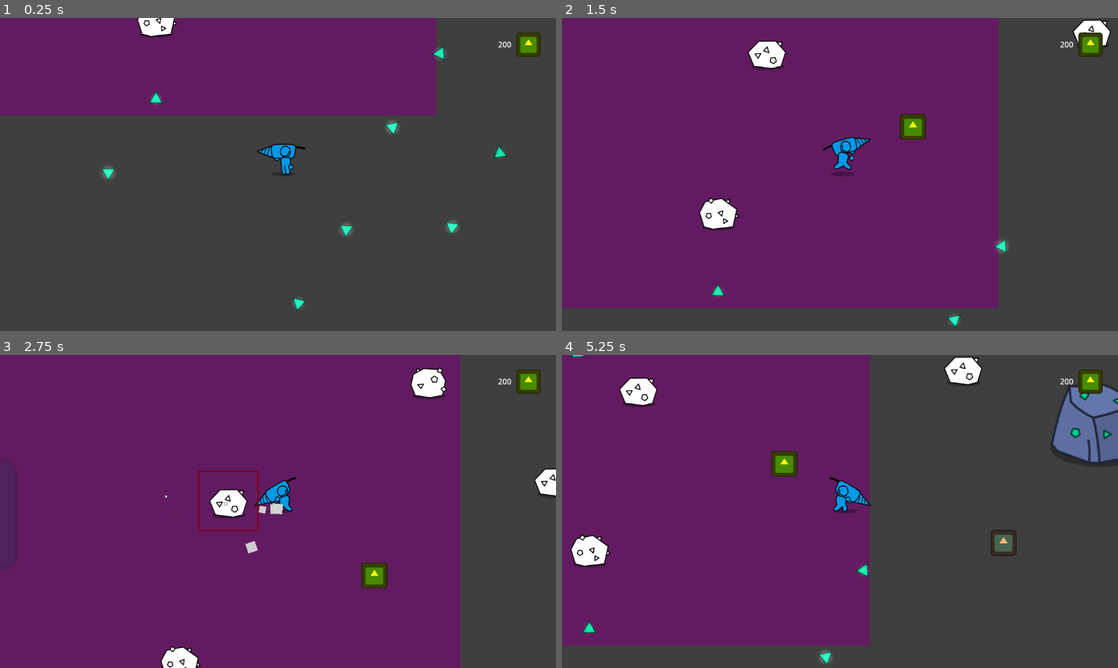
Above: before the commit, frames 1-4 (two rows, left to right).
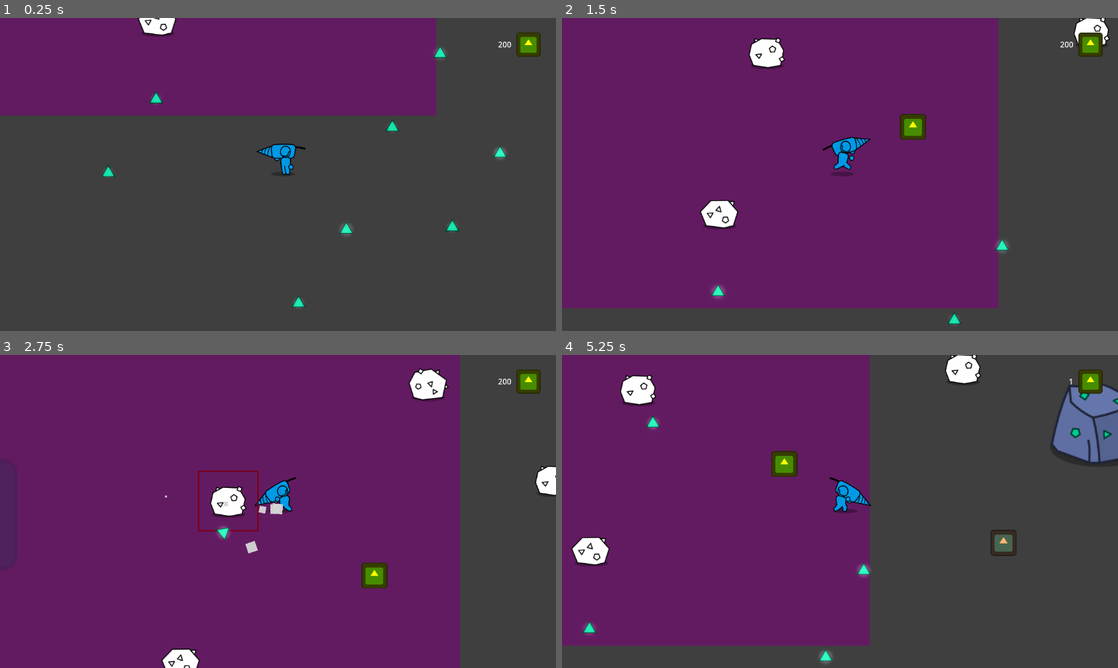
Above: after the commit, the same moments.

Repository: DeepRestGames/incremental-space-game
Game: Godot game, scene res://Scenes/Prototypes/Prototype_MainScene.tscn
The game is run twice, just before and just after one commit, with the same random seed, the same clock (stepped at 60 frames per second) and the same inputs. The engine's default icon, where the game draws it, is replaced by a stand-in: a white triangle on a blue panel in a dark square.
Inputs (mouse positions are in pixels of both pictures, inside the frame that each line leads up to):
- Up to frame 1 (0.25 s): no input
- Up to frame 2 (1.5 s): move the mouse to (812, 237) at 0.52 s; hold E (interact) 0.53-1.28 s; hold W (move_up) from 0.53 s (still down); move the mouse to (1006, 221) at 1.27 s; tap E (interact) at 1.35 s
- Up to frame 3 (2.75 s): move the mouse to (111, 464) at 2.02 s; release W (move_up) at 2.03 s; hold A (move_left) from 2.03 s (still down); hold E (interact) from 2.03 s (still down)
- Up to frame 4 (5.25 s): move the mouse to (867, 511) at 2.77 s; release E (interact) at 2.78 s; tap E (interact) at 2.85, 4.35 s; move the mouse to (756, 433) at 3.52 s; release A (move_left) at 3.53 s; hold S (move_down) 3.53-4.28 s; hold E (interact) 3.53-4.28 s; move the mouse to (962, 495) at 4.27 s; hold D (move_right) 4.28-5.03 s; move the mouse to (728, 527) at 5.02 s; hold W (move_up) from 5.03 s (still down); hold E (interact) from 5.03 s (still down)

The runs differ from the first frame. In frame 1, 0.5% of the frame differs, in the area x 18-92%, y 0-94%; in frame 2, 0.8%; in frame 3, 0.9%; in frame 4, 0.9%, in the area x 1-92%, y 0-100%.

Commit message:
Cleaned up breakable and BasePickup code after merge

Diff:
--- a/Scripts/Environment/breakable.gd
+++ b/Scripts/Environment/breakable.gd
@@ -19,17 +19,16 @@
 @onready var sprite_2d: Sprite2D = $CollisionShape2D/Sprite2D
 @export var rock_sprites: Array[Texture2D]
 
-@onready var resource_drop_scene: PackedScene = preload("res://Scenes/Resources/BasePickup.tscn")
-@export var min_resource_drop: int = 3
-@export var max_resource_drop: int = 6
-@onready var pickup_spawner_scene = preload("uid://cgoo4dv0oy4c5")
-var pickup_spawner: Node2D = pickup_spawner_scene
-@export var spawn_pickup_chance = 0.5
-@export var drop_amount: int = 5
+@onready var resource_scene: PackedScene = preload("res://Scenes/Resources/BasePickup.tscn")
+@export var min_resource_number: int = 4
+@export var max_resource_number: int = 10
+var current_resource_number: int
+@export var resource_spawn_chance_on_damaged: float = 0.9
 
 
 func _ready() -> void:
 	currentHP = totalHP
+	current_resource_number = randi_range(min_resource_number, max_resource_number)
 
 	sprite_2d.texture = rock_sprites.pick_random()
 
@@ -43,26 +42,28 @@
 	EventBus.emit_signal("breakable_damaged")
 	play_rock_particles()
 
-	spawn_chips()
+	if randf_range(0, 1) < resource_spawn_chance_on_damaged:
+		spawn_resource_drops(1)
 
 	currentHP -= 1
-	last_rock_particles_node
+
 	if currentHP <= 0:
 		destroy.play()
-		spawn_resource_drops()
+		spawn_resource_drops(current_resource_number)
 		defer_destroy_object()
 	else:
 		hit.play()
 
 
-func spawn_resource_drops() -> void:
-	var actual_resource_drop_number = randi_range(min_resource_drop, max_resource_drop)
-
-	for i in actual_resource_drop_number:
-		var resource_drop_node = resource_drop_scene.instantiate() as BasePickup
-		resource_drop_node.global_position = self.global_position
+func spawn_resource_drops(resource_number: int) -> void:
+	for i in resource_number:
+		var resource_drop_node = resource_scene.instantiate() as BasePickup
+		var random_offset = Vector2(randf_range(-20, 20), randf_range(-20, 20))
+		resource_drop_node.global_position = self.global_position + random_offset
 		get_tree().root.add_child(resource_drop_node)
 		resource_drop_node.randomize_spawn_direction()
+
+	current_resource_number -= resource_number
 
 
 func play_rock_particles() -> void:
@@ -74,9 +75,6 @@
 func defer_destroy_object() -> void:
 	collision_shape_2d.call_deferred("queue_free")
 	control.hide()
-
-	drop_loot()
-
 	await last_rock_particles_node.finished
 
 	call_deferred("queue_free")
@@ -92,22 +90,3 @@
 	if body.is_in_group("Player"):
 		control.hide()
 		player_is_in_range = false
-
-
-func spawn_chips():
-	#occasionally drop chips while mining
-	var pickup_chance_roll = randf_range(0.0, 1.0)
-	if pickup_chance_roll <= spawn_pickup_chance:
-		pickup_spawner = pickup_spawner_scene.instantiate() as Node2D
-		get_parent().add_child(pickup_spawner)
-		pickup_spawner.global_position = global_position
-		pickup_spawner.initialize()
-
-func drop_loot():
-	#drop chips when destroyed
-	for i in drop_amount:
-		pickup_spawner = pickup_spawner_scene.instantiate() as Node2D
-		get_parent().add_child(pickup_spawner)
-		var offset = Vector2(randf_range(-20,20), randf_range(-20,20))
-		pickup_spawner.global_position = global_position + offset
-		pickup_spawner.initialize()
--- a/Scripts/Resources/Pickups/BasePickup.gd
+++ b/Scripts/Resources/Pickups/BasePickup.gd
@@ -17,55 +17,16 @@
 @export var movement_speed: float = 200
 
 
-#variables for when the pickup is being spawned
-var acceleration: float = 0.0
-var direction: Vector2 = Vector2.ZERO
-var rotation_acceleration: float = 0.0
-var damping_time: float = 0.0
-
-var velocity: Vector2 = Vector2.ZERO
-var rotation_velocity: float = 0.0
-
-var elapsed_time: float = 0.0
-
-
-
 func _ready() -> void:
 	#var tween = create_tween().set_ease(Tween.EASE_IN_OUT).set_trans(Tween.TRANS_SINE).set_loops()
 	#tween.tween_property(sprite, "offset", -hover_animation_movement_vector, hover_animation_cycle_duration)
 	#tween.chain().tween_property(sprite, "offset", hover_animation_movement_vector, hover_animation_cycle_duration)
-	sprite.rotation = randi_range(-180, 180)
 	#Initialize glowing animation
 	animation_player.play()
 	var random_time = randf_range(0.0, 0.7)
 	var random_speed = randf_range(0.9, 1.1)
 	animation_player.seek(random_time, true)
 	animation_player.speed_scale = random_speed
-
-
-
-func _process(delta: float) -> void:
-	if damping_time <= 0.0:
-		return
-
-	elapsed_time += delta
-
-	var t : float = clamp(elapsed_time / damping_time, 0.0, 1.0)
-	var damping : float = 1.0 - t
-
-	# Apply movement
-	velocity = direction * acceleration * damping
-	rotation_velocity = rotation_acceleration * damping
-
-	position += velocity * delta
-	rotation += rotation_velocity * delta
-
-	# Stop completely when done
-	if t >= 1.0:
-		acceleration = 0.0
-		rotation_acceleration = 0.0
-		damping_time = 0.0
-
 
 
 func _on_body_entered(body: Node2D) -> void:
